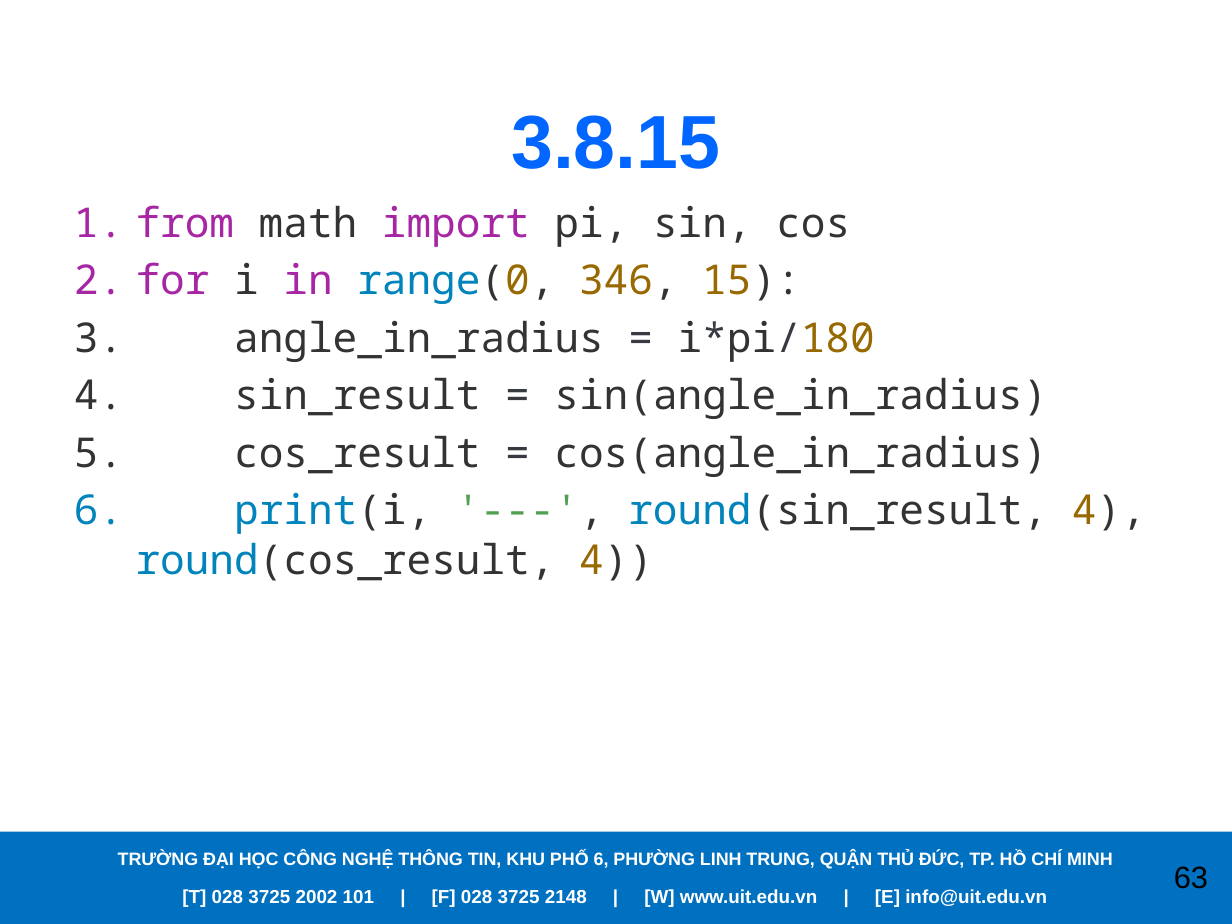
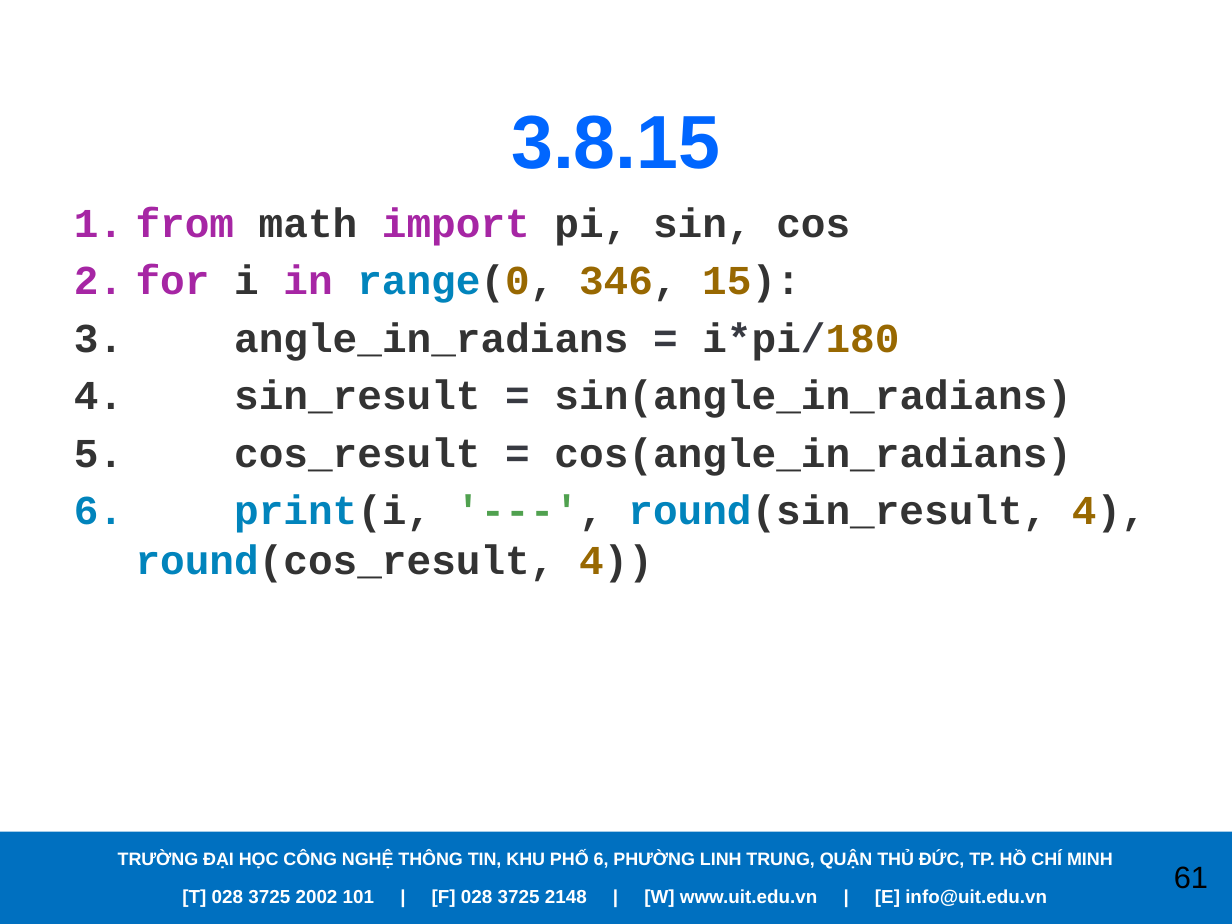
Before and after one commit to PhanVinhLong/APracticalIntroductionToPythonProgramming, a slide deck: slide 61 of Presentations/Chapter03.pptx (slide 63 before the commit). Drawn at 1232x924 pixels with LibreOffice and Linux fonts; fonts in the diff are those of the drawing; background and template pictures are left out. Boxes give left, top, right and bottom in pixels: in the first picture for what was removed or moved away, otherwise in the second. Text is boxed around its words. In the diff, an @@ line names an element or a change of style, - is before the commit and + after.

```diff
--- a/Presentations/Chapter03.pptx
+++ b/Presentations/Chapter03.pptx
@@ text at bbox=[136, 207, 1146, 583]: font Noto Sans Mono to Courier New, bold on in "from math import pi, sin, cos", "for i in range(0, 346, 15):", "print(i, '---', round(sin_result, 4), round(cos_result, 4))" @@
@@ text at bbox=[234, 322, 1072, 476]: text changed; font Noto Sans Mono to Courier New; bold on @@
-3. angle_in_radius = i*pi/180
-4. sin_result = sin(angle_in_radius)
-5. cos_result = cos(angle_in_radius)
+3. angle_in_radians = i*pi/180
+4. sin_result = sin(angle_in_radians)
+5. cos_result = cos(angle_in_radians)
@@ page number at bbox=[1174, 866, 1208, 889]: text changed @@
-63
+61
```
Also in this commit, not shown: 23 other slides changed, 2 slides removed, 7 other files.
